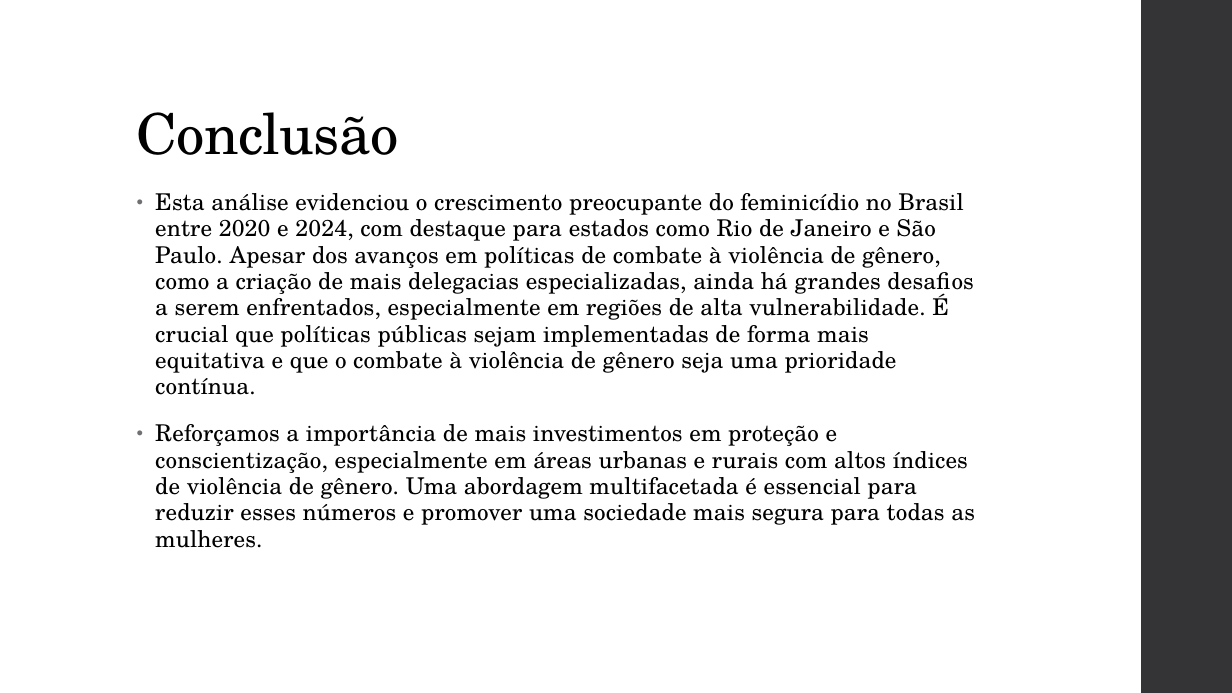
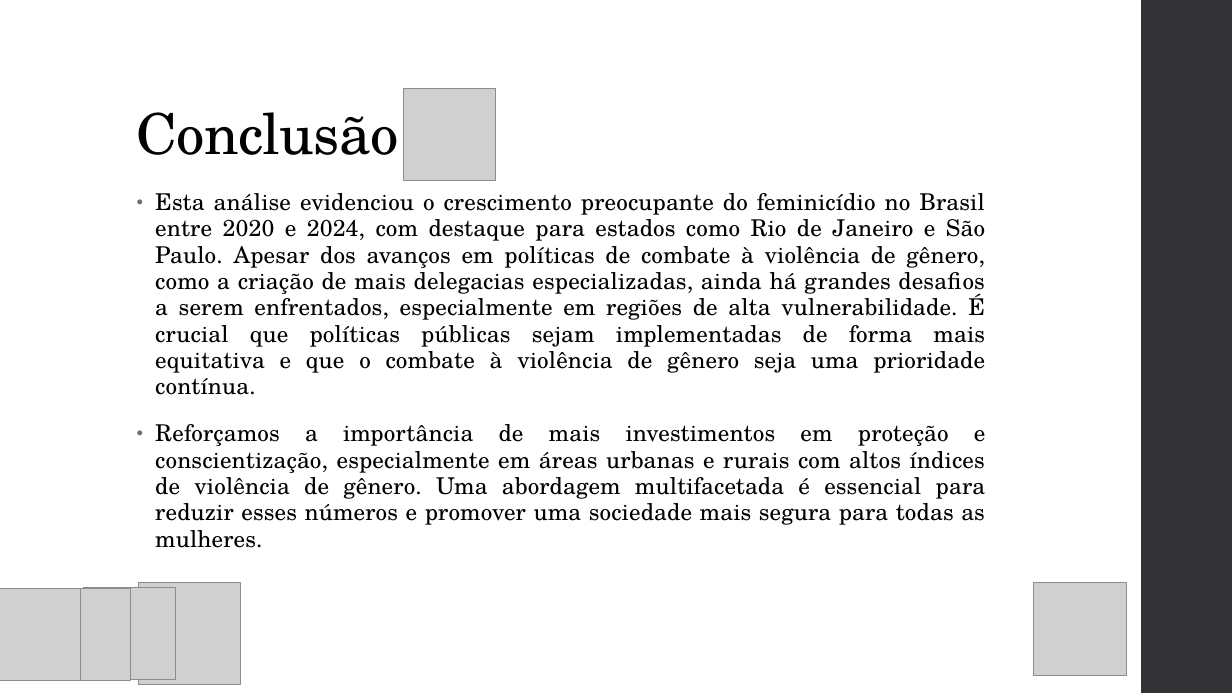
Before and after one commit to CarolyneS14/on33-python-s17-s18-projeto-final, a slide deck: slide 8 of on33-python-s17-s18-projeto-final (Estatística Criminal do Feminicídio nas Unidades da Federação).pptx. Drawn at 1232x693 pixels with LibreOffice and Linux fonts; fonts in the diff are those of the drawing; grey boxes stand for pictures. Boxes give left, top, right and bottom in pixels: in the first picture for what was removed or moved away, otherwise in the second. Text is boxed around its words. In the diff, an @@ line names an element or a change of style, - is before the commit and + after.

```diff
--- a/on33-python-s17-s18-projeto-final (Estatística Criminal do Feminicídio nas Unidades da Federação).pptx
+++ b/on33-python-s17-s18-projeto-final (Estatística Criminal do Feminicídio nas Unidades da Federação).pptx
@@ picture added at box(404, 88, 496, 180) @@
@@ text "Esta análise evidenciou o crescimento ..." at box(155, 193, 986, 548): alignment left to justified @@
@@ picture added at box(0, 589, 80, 681) @@
@@ picture added at box(38, 589, 130, 681) @@
@@ picture added at box(83, 588, 176, 680) @@
@@ picture added at box(139, 583, 240, 685) @@
@@ picture added at box(1034, 583, 1127, 676) @@
```
Also in this commit, not shown: 6 other slides changed, 2 slides added, 1 slide removed, 20 other files.
